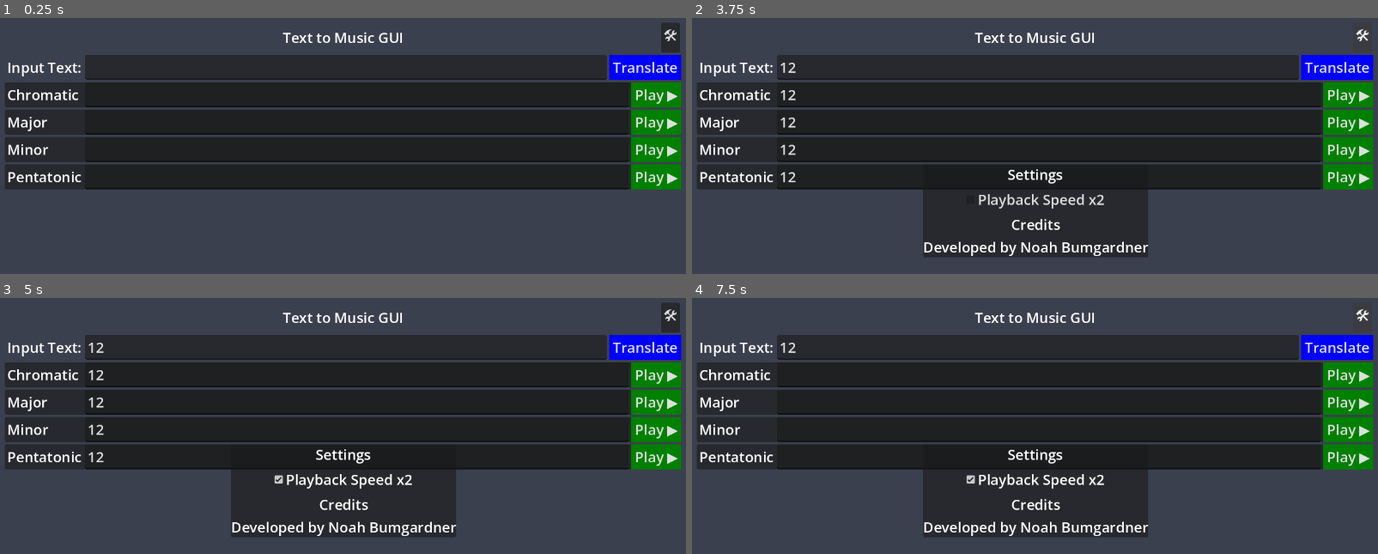
Above: before the commit, frames 1-4 (two rows, left to right).
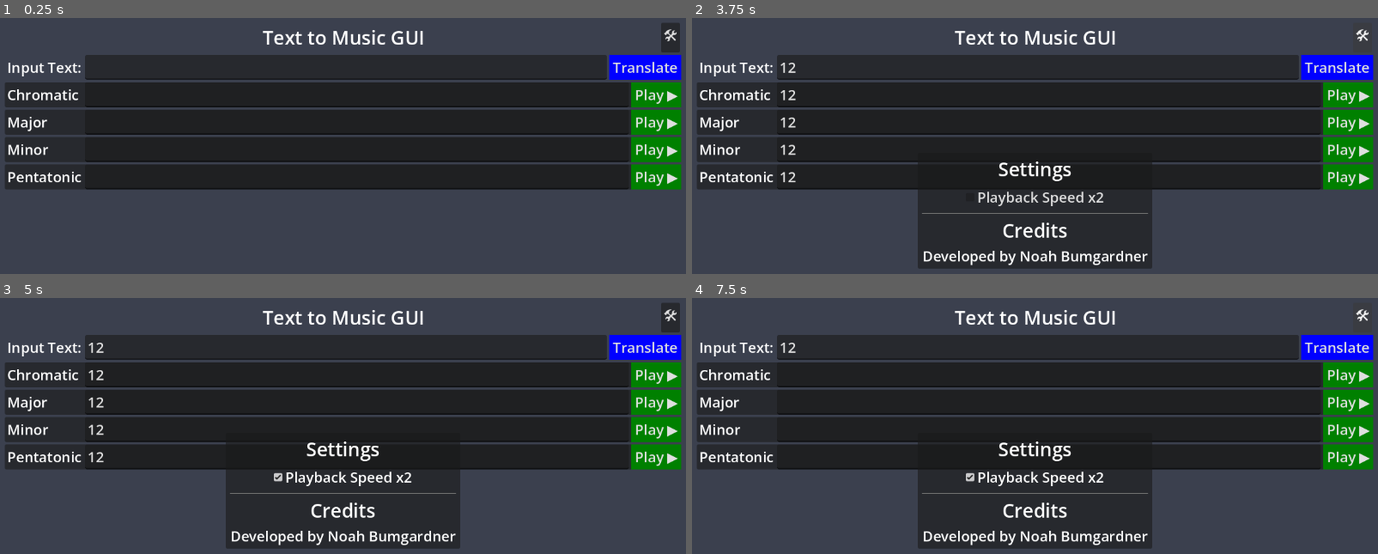
Above: after the commit, the same moments.

Repository: NBumgardner/text-to-music-gui-2015
Game: Godot game, scene res://scenes/text_to_music_gui/text_to_music_gui.tscn
Same seed, same stepped clock (60 frames per second), same inputs: the game is played once before the commit and once after it.
Inputs (mouse positions are in pixels of both pictures, inside the frame that each line leads up to):
- Up to frame 1 (0.25 s): no input
- Up to frame 2 (3.75 s): click (1035, 66) at 0.52 s; type "12" at 0.6 s; click (1048, 94) at 0.75 s; type "12" at 0.83 s; click (1048, 122) at 0.98 s; type "12" at 1.07 s; click (1048, 148) at 1.27 s; type "12" at 1.35 s; click (1048, 176) at 1.5 s; type "12" at 1.58 s; click "Play ▶" at 2 s; click "Play ▶" at 2.75 s; click "🛠" at 3.5 s
- Up to frame 3 (5 s): click "Playback Speed x2" at 4.25 s
- Up to frame 4 (7.5 s): click "Translate" at 5 s; click "🛠" at 5.75 s; click "Translate" at 6.5 s; click "🛠" at 7.25 s

The runs differ from the first frame. In frame 1, 0.7% of the frame differs, in the area x 38-62%, y 4-11%; in frame 2, 5.0%; in frame 3, 5.1%, in the area x 32-68%, y 4-98%; in frame 4, 5.1%.

Commit message:
Style Header Fonts Larger

Diff:
--- a/v2-godot/scenes/settings_menu/settings_menu.tscn
+++ b/v2-godot/scenes/settings_menu/settings_menu.tscn
@@ -1,35 +1,46 @@
 [gd_scene format=3 uid="uid://cdl22x1vidibc"]
 
 [ext_resource type="Script" uid="uid://cbwh6jrbbmhe6" path="res://scenes/settings_menu/settings_menu.gd" id="1_j78aw"]
+[ext_resource type="Theme" uid="uid://b1n75s5tdq5w2" path="res://themes/settings_menu_margin_theme.tres" id="1_p28av"]
+[ext_resource type="Theme" uid="uid://b8puw31rhp53r" path="res://themes/header_font_size_theme.tres" id="3_vlvk0"]
 
 [node name="SettingsMenu" type="MarginContainer" unique_id=1330597206]
 offset_right = 253.0
 offset_bottom = 112.0
+theme = ExtResource("1_p28av")
 script = ExtResource("1_j78aw")
 
 [node name="Panel" type="Panel" parent="." unique_id=201151292]
 layout_mode = 2
 
-[node name="VBoxContainer" type="VBoxContainer" parent="." unique_id=1962916793]
+[node name="MarginContainer" type="MarginContainer" parent="." unique_id=377624741]
 layout_mode = 2
 
-[node name="LabelSettings" type="Label" parent="VBoxContainer" unique_id=2109039531]
+[node name="VBoxContainer" type="VBoxContainer" parent="MarginContainer" unique_id=1962916793]
 layout_mode = 2
+
+[node name="LabelSettings" type="Label" parent="MarginContainer/VBoxContainer" unique_id=2109039531]
+layout_mode = 2
+theme = ExtResource("3_vlvk0")
 text = "Settings"
 horizontal_alignment = 1
 
-[node name="CheckBoxPlaybackSpeedFaster" type="CheckBox" parent="VBoxContainer" unique_id=246409762]
+[node name="CheckBoxPlaybackSpeedFaster" type="CheckBox" parent="MarginContainer/VBoxContainer" unique_id=246409762]
 layout_mode = 2
 size_flags_horizontal = 4
 text = "Playback Speed x2"
 
-[node name="LabelCredits" type="Label" parent="VBoxContainer" unique_id=1849461927]
+[node name="HSeparator" type="HSeparator" parent="MarginContainer/VBoxContainer" unique_id=280805251]
 layout_mode = 2
+
+[node name="LabelCredits" type="Label" parent="MarginContainer/VBoxContainer" unique_id=1849461927]
+layout_mode = 2
+theme = ExtResource("3_vlvk0")
 text = "Credits"
 horizontal_alignment = 1
 
-[node name="Label" type="Label" parent="VBoxContainer" unique_id=520567130]
+[node name="Label" type="Label" parent="MarginContainer/VBoxContainer" unique_id=520567130]
 layout_mode = 2
 text = "Developed by Noah Bumgardner"
 
-[connection signal="toggled" from="VBoxContainer/CheckBoxPlaybackSpeedFaster" to="." method="_on_check_box_playback_speed_faster_toggled"]
+[connection signal="toggled" from="MarginContainer/VBoxContainer/CheckBoxPlaybackSpeedFaster" to="." method="_on_check_box_playback_speed_faster_toggled"]
--- a/v2-godot/scenes/text_to_music_gui/text_to_music_gui.tscn
+++ b/v2-godot/scenes/text_to_music_gui/text_to_music_gui.tscn
@@ -4,6 +4,7 @@
 [ext_resource type="Script" uid="uid://caifhucc2x0in" path="res://scenes/text_to_music_gui/text_to_music_gui.gd" id="1_o4ijw"]
 [ext_resource type="PackedScene" uid="uid://dl63nkeaw7nt" path="res://scenes/row_user_input/row_user_input.tscn" id="2_gjebr"]
 [ext_resource type="Resource" uid="uid://4b372yksbqwt" path="res://data/scales/major.tres" id="2_qhllm"]
+[ext_resource type="Theme" uid="uid://b8puw31rhp53r" path="res://themes/header_font_size_theme.tres" id="3_1a0bd"]
 [ext_resource type="Resource" uid="uid://ce174jagpmlxr" path="res://data/scales/chromatic.tres" id="3_ym40v"]
 [ext_resource type="Theme" uid="uid://dpcbcdx1w8klq" path="res://themes/translate_button_theme.tres" id="4_epnop"]
 [ext_resource type="Resource" uid="uid://s48avb3dhwdi" path="res://data/scales/minor.tres" id="5_l0uts"]
@@ -50,6 +51,7 @@
 
 [node name="Label" type="Label" parent="MarginContainer/VBoxContainer/MarginContainer" unique_id=1766561148]
 layout_mode = 2
+theme = ExtResource("3_1a0bd")
 text = "Text to Music GUI"
 horizontal_alignment = 1
 
@@ -101,4 +103,3 @@
 [connection signal="play_button_pressed" from="MarginContainer/VBoxContainer/ScaledSolfegePlayer6" to="." method="_on_scaled_solfege_player_play_button_pressed"]
 [connection signal="play_button_pressed" from="MarginContainer/VBoxContainer/ScaledSolfegePlayer7" to="." method="_on_scaled_solfege_player_play_button_pressed"]
 [connection signal="play_button_pressed" from="MarginContainer/VBoxContainer/ScaledSolfegePlayer8" to="." method="_on_scaled_solfege_player_play_button_pressed"]
-[connection signal="turbo_mode_toggle_requested" from="SettingsMenu" to="." method="_on_settings_menu_turbo_mode_toggle_requested"]
--- /dev/null
+++ b/v2-godot/themes/header_font_size_theme.tres
@@ -0,0 +1,4 @@
+[gd_resource type="Theme" format=3 uid="uid://b8puw31rhp53r"]
+
+[resource]
+default_font_size = 32
--- /dev/null
+++ b/v2-godot/themes/settings_menu_margin_theme.tres
@@ -0,0 +1,7 @@
+[gd_resource type="Theme" format=3 uid="uid://b1n75s5tdq5w2"]
+
+[resource]
+MarginContainer/constants/margin_bottom = 4
+MarginContainer/constants/margin_left = 8
+MarginContainer/constants/margin_right = 8
+MarginContainer/constants/margin_top = 4
